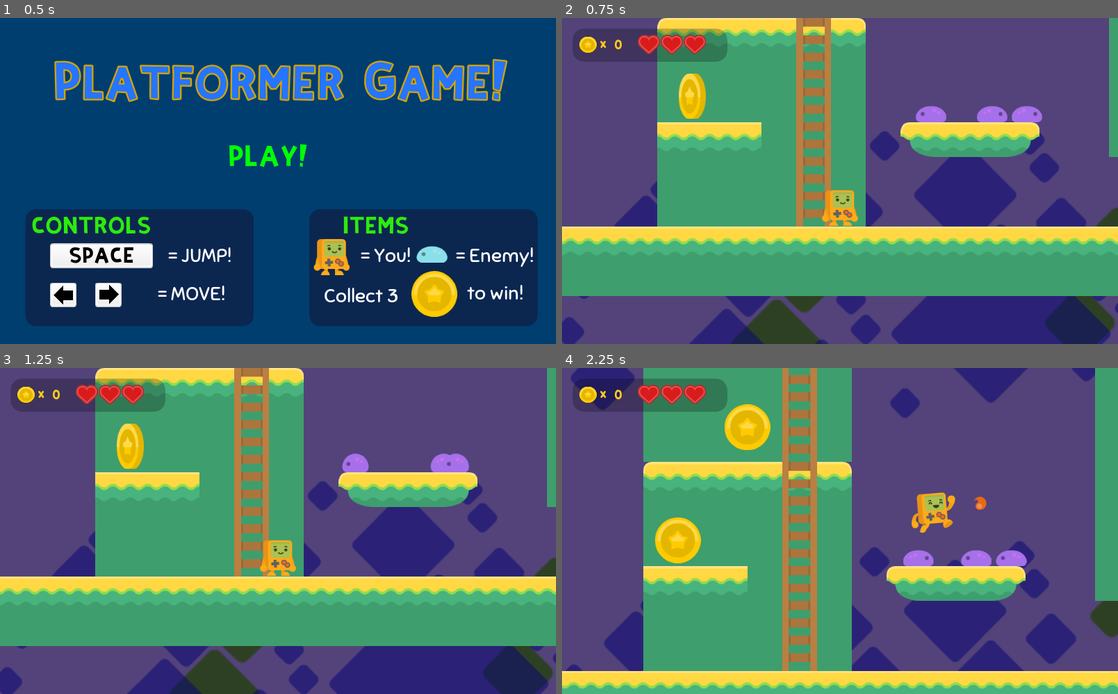
Above: before the commit, frames 1-4 (two rows, left to right).
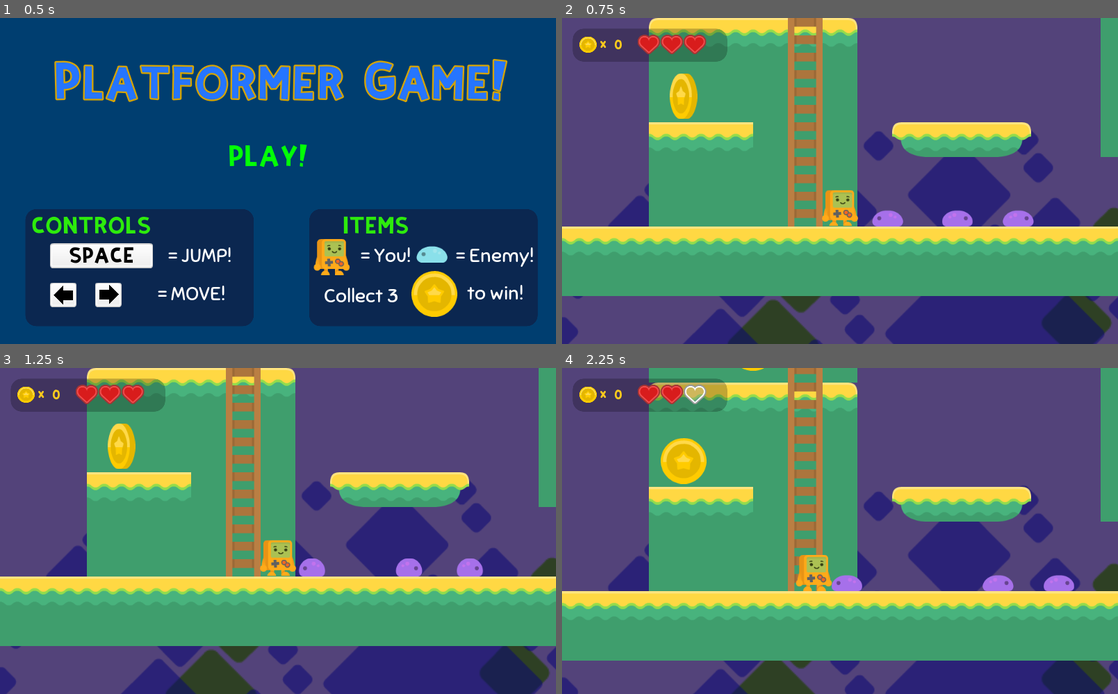
Above: after the commit, the same moments.

Repository: lspedalieri/godot-simple-platform
Game: Godot game, scene res://TitleMenu.tscn
The game is run twice, just before and just after one commit, with the same random seed, the same clock (stepped at 60 frames per second) and the same inputs.
Inputs:
- Up to frame 1 (0.5 s): no input
- Up to frame 2 (0.75 s): click "PLAY!" at 0.5 s
- Up to frame 3 (1.25 s): no input
- Up to frame 4 (2.25 s): hold D (right_keys) from 1.28 s (still down); tap V (fire) at 1.35, 2.1 s; tap Space (jump_keys) at 1.52 s

Frame 1 is identical in both runs. In frame 2, 13% of the frame differs, in the area x 0-100%, y 0-100%; in frame 3, 13%; in frame 4, 50%.

Commit message:
Part 23
Blinking when hurt

Diff:
--- a/Level1.tscn
+++ b/Level1.tscn
@@ -267,18 +267,18 @@
 [node name="enemies" type="Node2D" parent="."]
 
 [node name="enemy" parent="enemies" instance=ExtResource( 10 )]
-position = Vector2( 832, 176 )
+position = Vector2( 768, 368 )
 
 [node name="enemy2" parent="enemies" instance=ExtResource( 10 )]
-position = Vector2( 928, 176 )
+position = Vector2( 880, 368 )
 direction = 1
 
 [node name="enemy3" parent="enemies" instance=ExtResource( 10 )]
-position = Vector2( 992, 176 )
+position = Vector2( 992, 368 )
 direction = 1
 
 [node name="Player" parent="." instance=ExtResource( 2 )]
-position = Vector2( 656, 320 )
+position = Vector2( 672, 320 )
 
 [node name="Camera2D" type="Camera2D" parent="Player"]
 current = true
--- a/Player.gd
+++ b/Player.gd
@@ -7,6 +7,7 @@
 var direction = 1
 var last_jump_direction = 0
 var on_ladder := false
+var hurt := 0
 
 const SPEED = 350
 const RUNSPEED = 600
@@ -147,7 +148,7 @@
 	return $Wallchecker.is_colliding() and not $Wallchecker.get_collider().is_in_group("one_way")
 
 func fire():
-	if Input.is_action_just_pressed("fire") and not is_near_wall():
+	if Input.is_action_just_pressed("fire") and not is_near_wall() and hurt == 0:
 		var direction = 1 if not $Sprite.flip_h else -1
 		var f = FIREBALL.instance()
 		f.direction = direction
@@ -177,7 +178,6 @@
 
 func ouch(var enemyposx):
 	Global.lose_life()
-	set_modulate(Color(1,.3,.3,.3))
 	velocity.y = JUMPFORCE * BOUNCEFACTOR
 	if position.x < enemyposx:
 		velocity.x = -800
@@ -185,11 +185,20 @@
 		velocity.x = 800
 	Input.action_release("left_keys")
 	Input.action_release("right_keys")
+	set_modulate(Color(10, 10, 10, 0.9))
+	set_collision_layer_bit(0, false)
+	hurt = 20
 	$Timer.start()
 
 
 func _on_Timer_timeout():
-	set_modulate(Color(1,1,1,1))
+	hurt -= 1
+	if hurt == 0:
+		$Timer.stop()
+		set_modulate(Color(1,1,1,1))
+		set_collision_layer_bit(0, true)
+	else:
+		set_modulate(Color(10, 10, 10, 0.9)) if hurt % 2 else set_modulate(Color(1,1,1,1))
 	#die()
 
 func die():
--- a/Player.tscn
+++ b/Player.tscn
@@ -12,7 +12,7 @@
 extents = Vector2( 10, 37 )
 
 [node name="Player" type="KinematicBody2D"]
-collision_mask = 30
+collision_mask = 6
 script = ExtResource( 2 )
 
 [node name="Sprite" type="AnimatedSprite" parent="."]
@@ -24,6 +24,7 @@
 shape = SubResource( 1 )
 
 [node name="Timer" type="Timer" parent="."]
+wait_time = 0.2
 
 [node name="SoundJump" type="AudioStreamPlayer2D" parent="."]
 stream = ExtResource( 3 )
